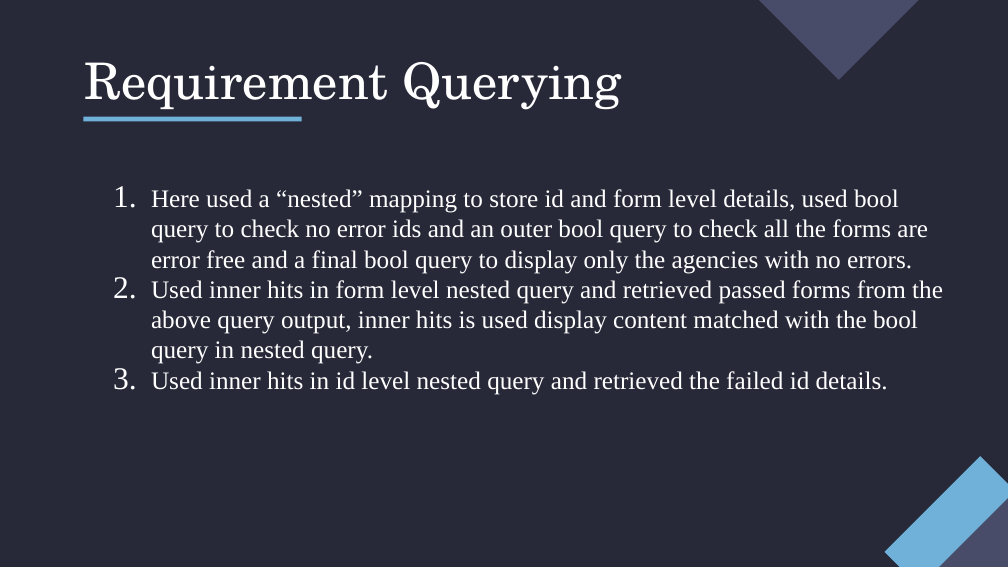
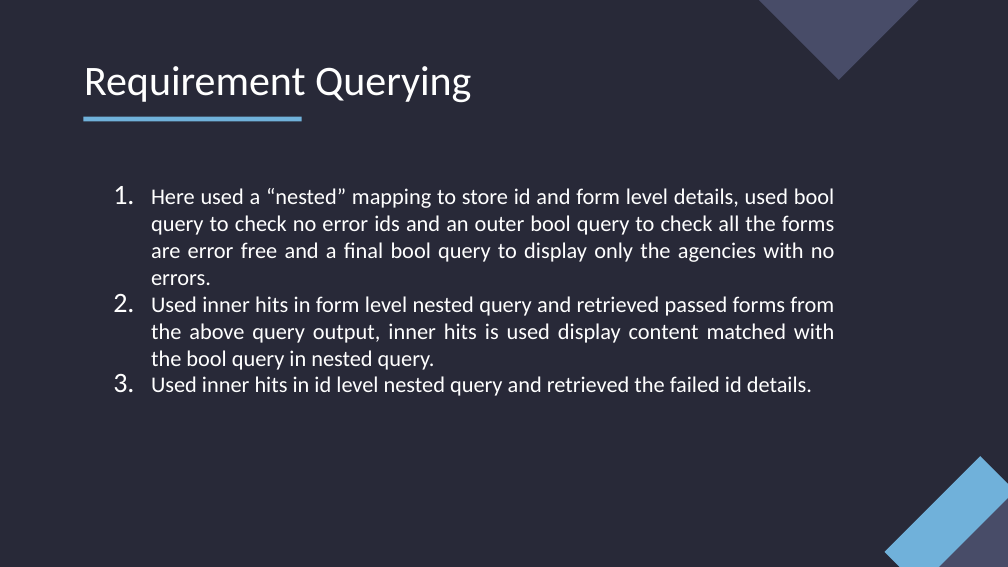
Before and after one commit to mehar-srinivas-chowdari/git-learning, a slide deck: slide 12 of Internship.pptx. Drawn at 1008x567 pixels with LibreOffice and Linux fonts; fonts in the diff are those of the drawing. Boxes give left, top, right and bottom in pixels: in the first picture for what was removed or moved away, otherwise in the second. Text is boxed around its words. In the diff, an @@ line names an element or a change of style, - is before the commit and + after.

```diff
--- a/Internship.pptx
+++ b/Internship.pptx
@@ title "Requirement Querying" at [84, 66, 471, 103]: size 36 to 30 pt, font TeX Gyre Schola to Calibri @@
@@ text "Here used a “nested” mapping ..." at [151, 188, 835, 396]: size 18 to 16 pt, font Times New Roman to Calibri; alignment left to justified @@
```
Also in this commit, not shown: 15 other slides changed.
